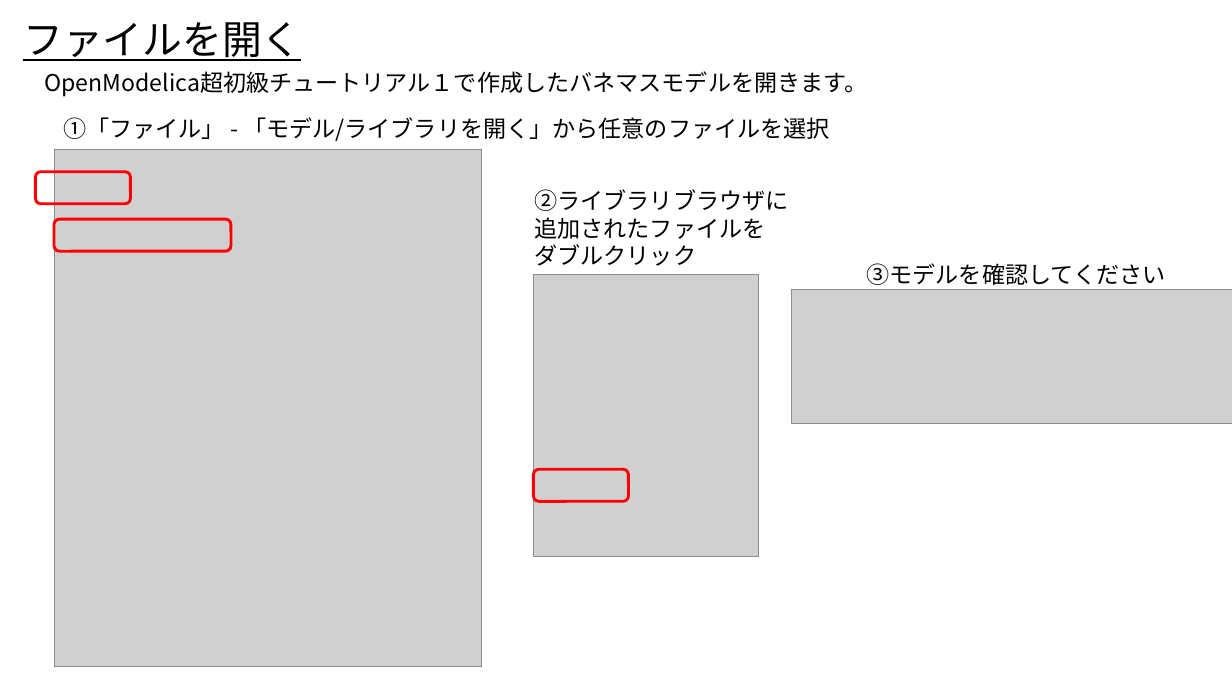
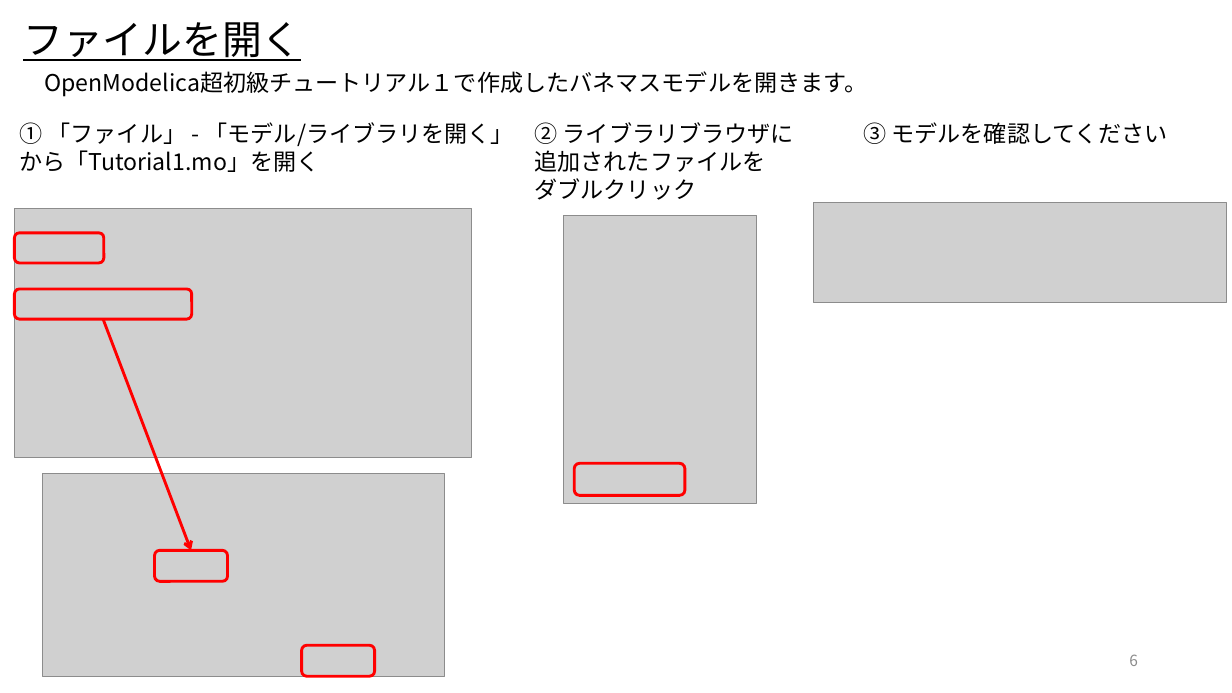
Before and after one commit to UedaShigenori/OpenModelica_Tutorials_Ja, a slide deck: slide 6 of 3_CustomizeModel1_AddParameter/OpenModelica_Tutorials_3.pptx. Drawn at 1232x693 pixels with LibreOffice and Linux fonts; fonts in the diff are those of the drawing; grey boxes stand for pictures. Boxes give left, top, right and bottom in pixels: in the first picture for what was removed or moved away, otherwise in the second. Text is boxed around its words. In the diff, an @@ line names an element or a change of style, - is before the commit and + after.

```diff
--- a/3_CustomizeModel1_AddParameter/OpenModelica_Tutorials_3.pptx
+++ b/3_CustomizeModel1_AddParameter/OpenModelica_Tutorials_3.pptx
@@ text "② ライブラリブラウザに": place and size @@
-text "② ライブラリブラウザに" at [534,189,788,266]
+text "② ライブラリブラウザに" at [535,122,794,200]
@@ text at [19,122,514,172]: text changed @@
-①「ファイル」 - 「モデル/ライブラリを開く」から任意のファイルを選択
+① 「ファイル」 - 「モデル/ライブラリを開く」から「Tutorial1.mo」を開く
@@ text at [535,122,794,144]: spaces changed @@
-②ライブラリブラウザに
+② ライブラリブラウザに
@@ text added at [863,122,1168,144], 18 pt, text #000000 @@
+③ モデルを確認してください
@@ picture removed at [55,150,482,667] @@
@@ picture added at [15,208,472,457] @@
@@ picture added at [814,202,1227,302] @@
@@ rounded rectangle: place and size @@
-rounded rectangle at [35,172,130,204]
+rounded rectangle at [15,233,104,263]
@@ picture: place and size @@
-picture at [533,274,759,556]
+picture at [564,215,757,504]
@@ text removed at [867,263,1166,285] @@
-③モデルを確認してください
@@ rounded rectangle: place and size @@
-rounded rectangle at [55,219,231,251]
+rounded rectangle at [15,289,192,320]
@@ picture removed at [792,289,1232,424] @@
@@ arrow added from (104, 319) to (191, 551), #FF0000 2.25 pt @@
@@ picture added at [43,474,445,677] @@
@@ rounded rectangle: place and size @@
-rounded rectangle at [533,470,628,502]
+rounded rectangle at [574,463,685,495]
@@ rounded rectangle added at [154,551,227,582], outline #FF0000 2.25 pt @@
@@ rounded rectangle added at [301,645,374,677], outline #FF0000 2.25 pt @@
@@ page number added at [1129,654,1138,666], 12 pt, text #8C8C8C @@
+6
```
Also in this commit, not shown: 16 other slides changed, 1 slide added, 17 other files.
